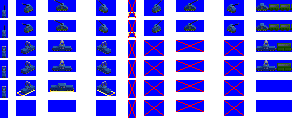
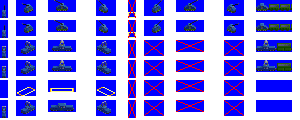
Layer changes from the first 300 × 120 image to the second:
painted on "electric loco 2" over [2, 81, 111, 98]
added layer "electric loco 3" above "Layer 1" over [2, 101, 111, 118]
